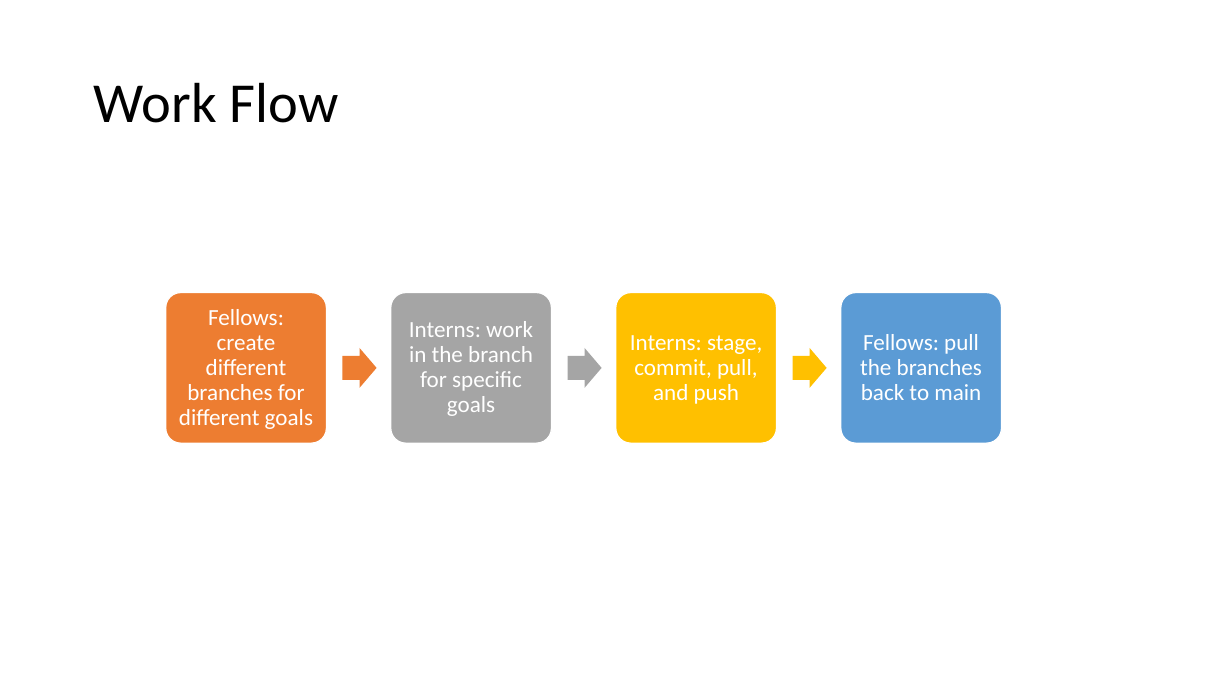
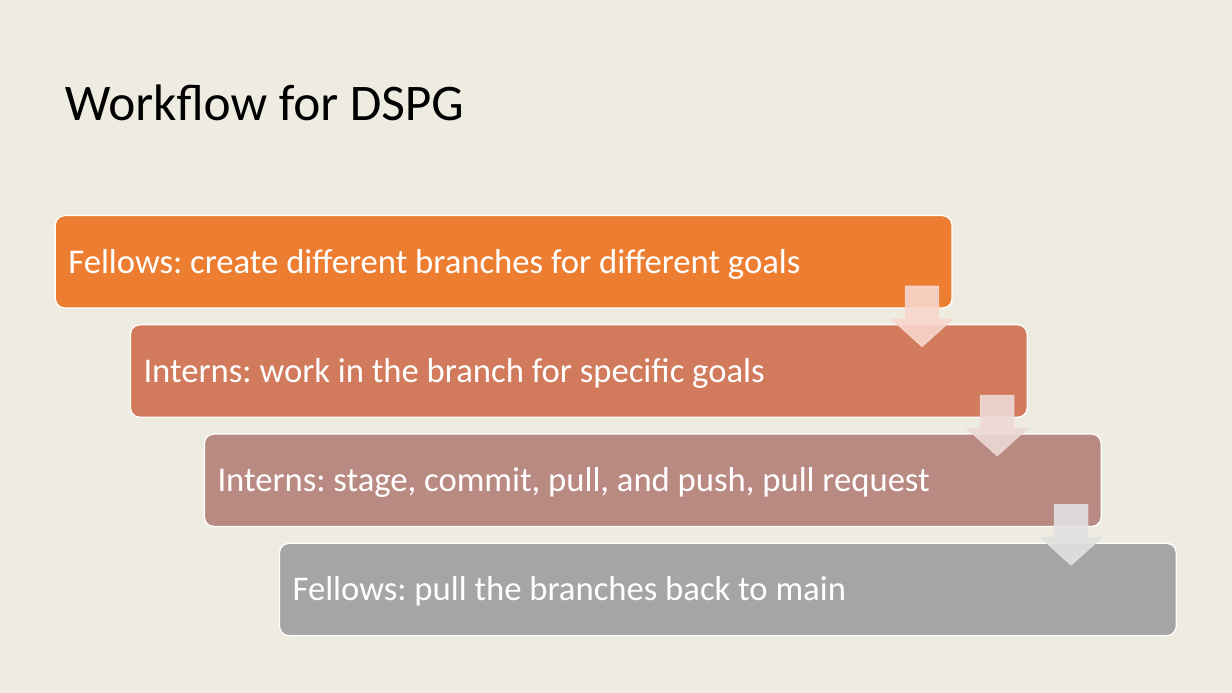
Before and after one commit to VT-Data-Science-For-The-Public-Good/Materials, a slide deck: slide 15 of DSPG- Git Exercise.pptx (slide 11 before the commit). Drawn at 1232x693 pixels with LibreOffice and Linux fonts; fonts in the diff are those of the drawing. Boxes give left, top, right and bottom in pixels: in the first picture for what was removed or moved away, otherwise in the second. Text is boxed around its words. In the diff, an @@ line names an element or a change of style, - is before the commit and + after.

```diff
--- a/DSPG- Git Exercise.pptx
+++ b/DSPG- Git Exercise.pptx
@@ rectangle added at (0, 0, 1232, 693), fill #F2F2F2 @@
@@ rectangle added at (0, 0, 1232, 693), fill #BF9000 at 7% opacity @@
@@ title at (65, 84, 464, 121): text changed; size 44 to 40 pt @@
-Work Flow
+Workflow for DSPG
@@ text "Fellows: create different branches for ...": place and size @@
-text "Fellows: create different branches for ..." at (179, 309, 313, 429)
+text "Fellows: create different branches for ..." at (68, 249, 800, 279)
@@ group removed at (165, 293, 1002, 444): 4 rounded rectangles, 3 right arrows @@
@@ text "Interns: work in the branch ...": place and size @@
-text "Interns: work in the branch ..." at (409, 321, 533, 416)
+text "Interns: work in the branch ..." at (144, 358, 764, 388)
@@ text at (218, 467, 929, 497): text changed; size 18 to 27 pt @@
-Interns: stage, commit, pull, and push
+Interns: stage, commit, pull, and push, pull request
@@ group added at (55, 215, 1177, 636): 4 rounded rectangles, 3 down arrows @@
@@ size 18 to 27 pt; alignment centre to left; more space between paragraphs in 3 elements at (144, 358, 764, 388), (68, 249, 800, 279), (293, 576, 846, 606) @@
@@ text "Fellows: pull the branches back ...": place and size @@
-text "Fellows: pull the branches back ..." at (860, 334, 982, 400)
+text "Fellows: pull the branches back ..." at (293, 576, 846, 606)
```
Also in this commit, not shown: 7 other slides changed, 4 slides added.
